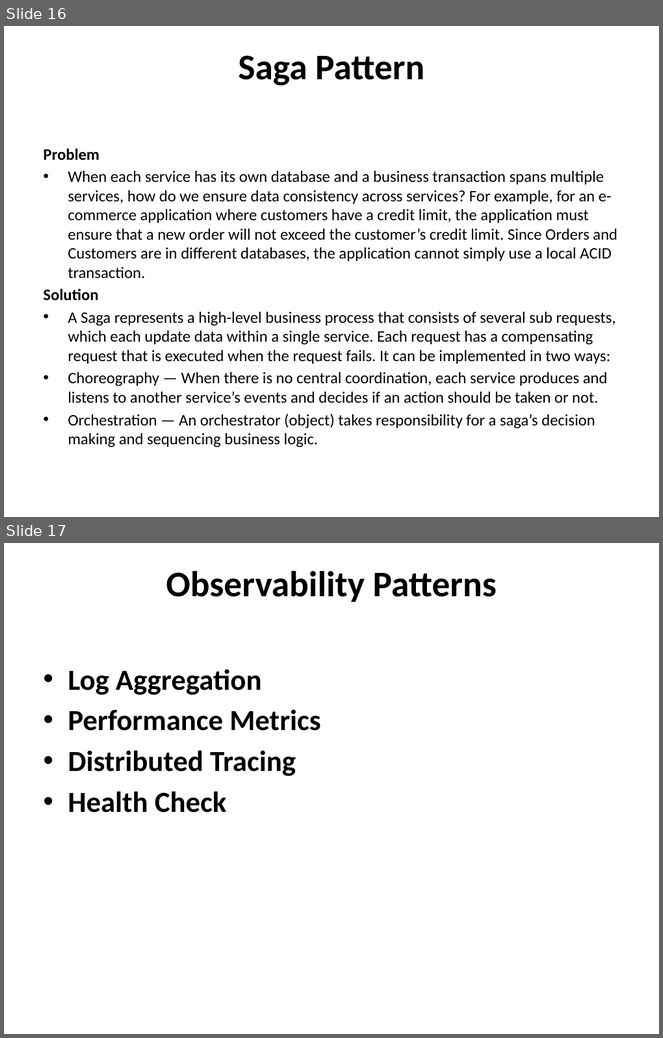
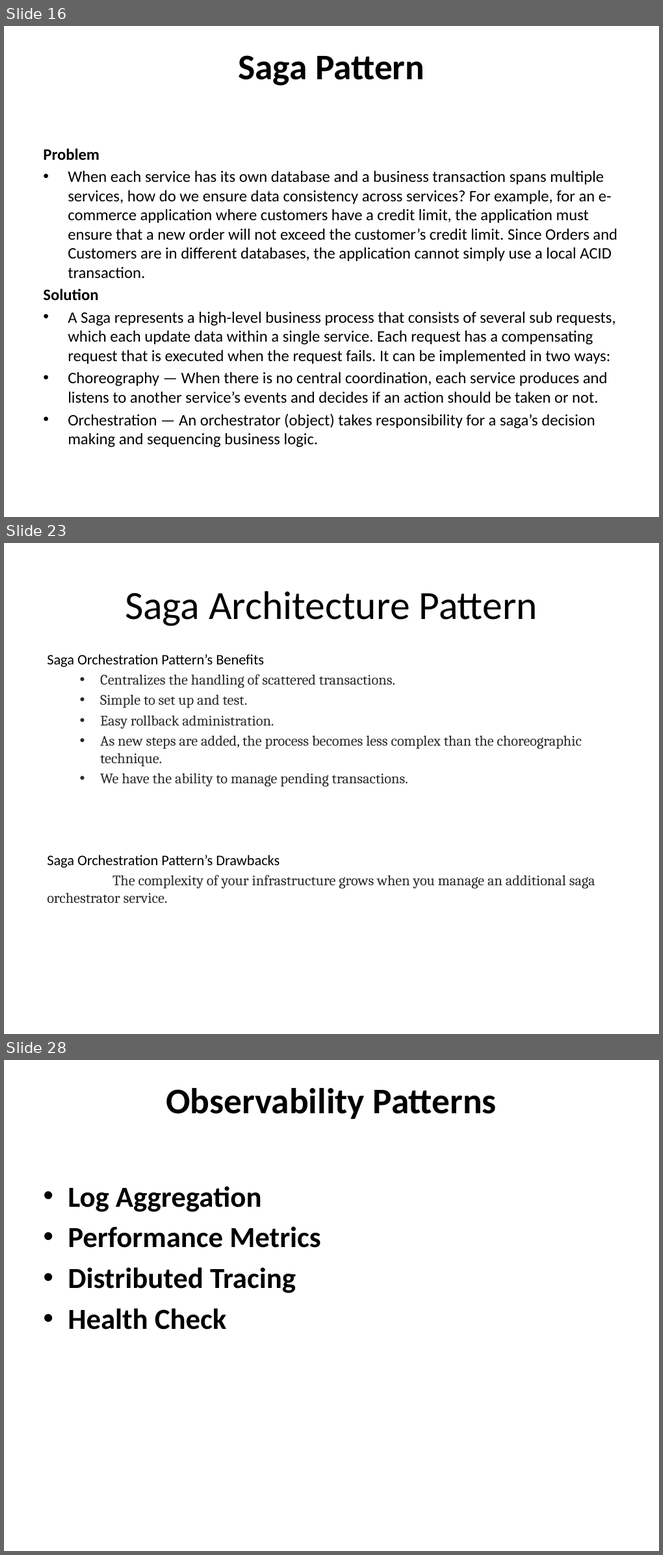
Before and after one commit to prakharxagrawal/citimicroservices, a slide deck: Micro services Design Pattern.pptx. Shown one above the other, each under a label of ours: slides 16 and 17 before the commit, slides 16, 23 and 28 after it; the slides between them are not shown. The pictures are 663x1038 and 663x1555 pixels, drawn with LibreOffice and Linux fonts; fonts in the diff are those of the drawing. Boxes give left, top, right and bottom in pixels: in the first picture for what was removed or moved away, otherwise in the second. Text is boxed around its words. In the diff, an @@ line names an element or a change of style, - is before the commit and + after.

Commit message:
Update Saga Pattern example and Docker

```diff
--- a/Micro services Design Pattern.pptx
+++ b/Micro services Design Pattern.pptx
@@ slide 23 added at bbox=[4, 543, 659, 1034], background #FFFFFF @@
@@ title added at bbox=[125, 591, 538, 626], 44 pt, text #000000 @@
+Saga Architecture Pattern
@@ text added at bbox=[47, 654, 596, 904], 16 pt, text #292929 @@
+Saga Orchestration Pattern’s Benefits
+  • Centralizes the handling of scattered transactions.
+  • Simple to set up and test.
+  • Easy rollback administration.
+  • As new steps are added, the process becomes less complex than the choreographic technique.
+  • We have the ability to manage pending transactions.
+Saga Orchestration Pattern’s Drawbacks
+The complexity of your infrastructure grows when you manage an additional saga orchestrator service.
@@ what was slide 17 is now slide 28 @@
```
Also in this commit, not shown: 10 other slides added, 14 other files.
